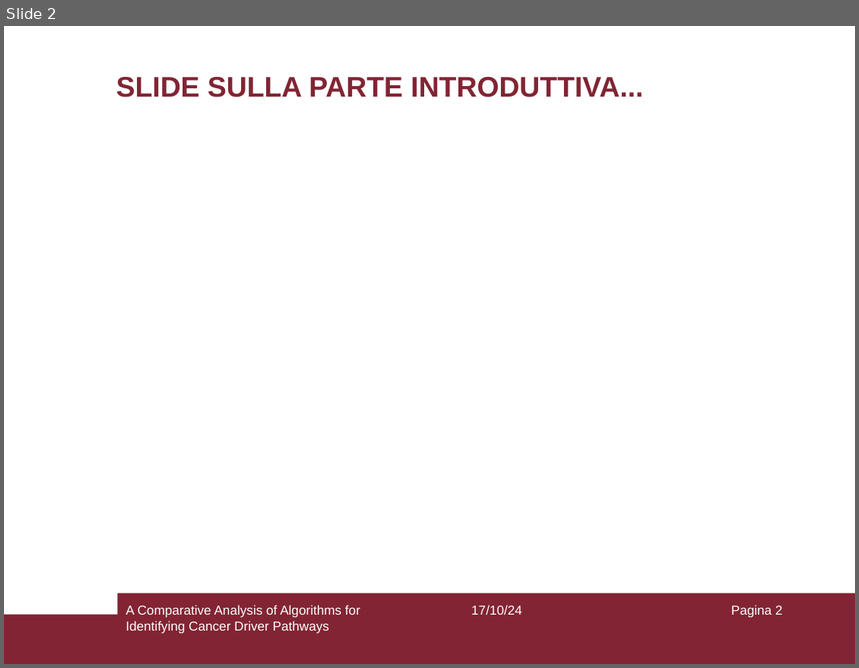
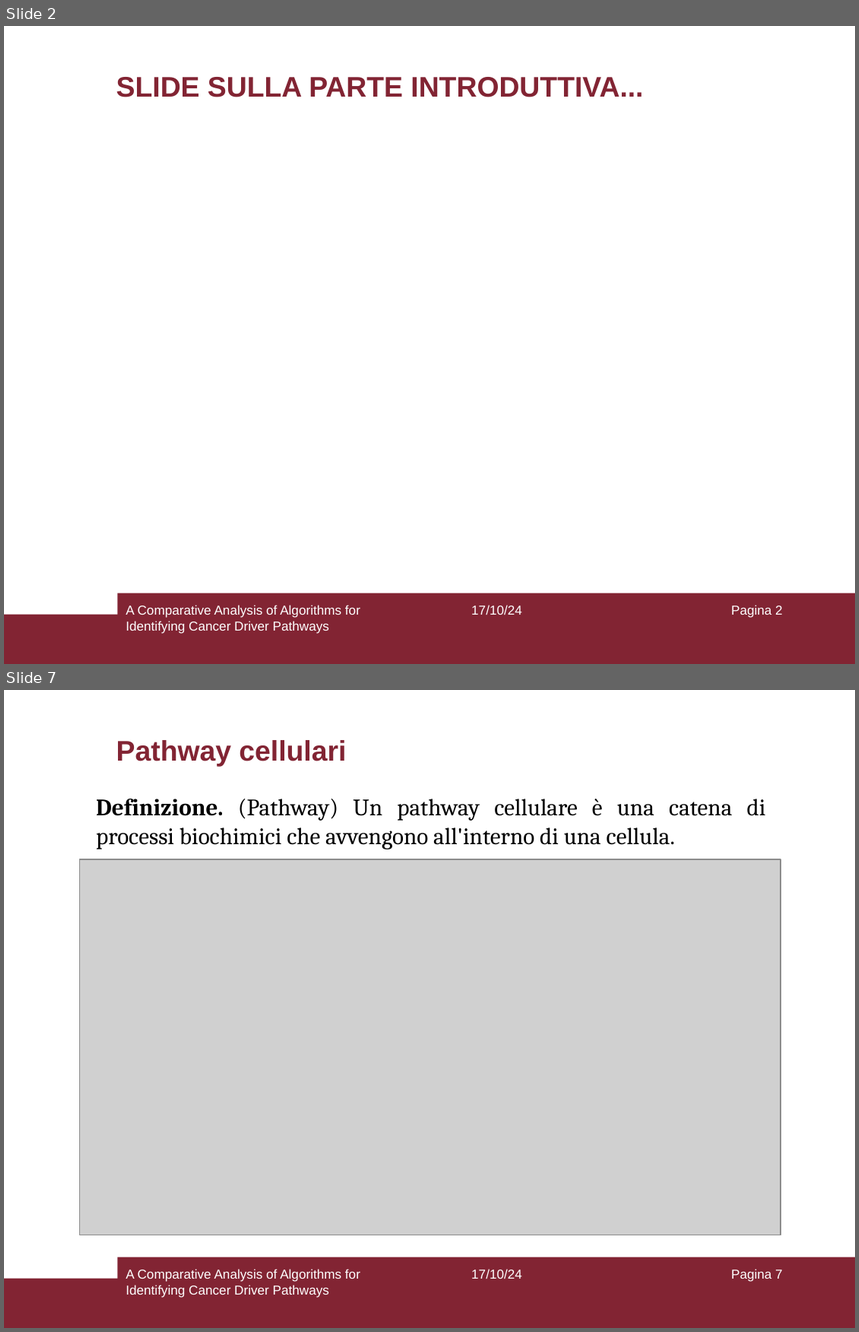
Before and after one commit to aflaag/bsc-thesis, a slide deck: presentation/slides.odp. Shown one above the other, each under a label of ours: slide 2 before the commit, slides 2 and 7 after it; the slides between them are not shown. The pictures are 859x668 and 859x1332 pixels, drawn with LibreOffice and Linux fonts; fonts in the diff are those of the drawing; grey boxes stand for pictures; background and template pictures are left out. Boxes give left, top, right and bottom in pixels: in the first picture for what was removed or moved away, otherwise in the second. Text is boxed around its words. In the diff, an @@ line names an element or a change of style, - is before the commit and + after.

```diff
--- a/presentation/slides.odp
+++ b/presentation/slides.odp
@@ slide 7 added at [4, 690, 855, 1328], background #FFFFFF; not listed: 2 template elements that a slide beside it also shows @@
@@ title added at [116, 740, 346, 766], 24 pt, text #822433, bold @@
+Pathway cellulari
@@ text added at [96, 799, 766, 849], 20 pt, text #000000 @@
+Definizione. (Pathway) Un pathway cellulare è una catena di processi biochimici che avvengono all'interno di una cellula.
@@ picture added at [80, 859, 781, 1236] @@
@@ text added at [126, 1269, 360, 1298], 11 pt, text #FFFFFF @@
+A Comparative Analysis of Algorithms for Identifying Cancer Driver Pathways
@@ text added at [471, 1269, 522, 1279], 11 pt, text #FFFFFF @@
+17/10/24
@@ page number added at [731, 1269, 783, 1282], 11 pt, text #FFFFFF @@
+Pagina 7
```
Also in this commit, not shown: 1 slide changed, 15 other slides added, 2 other files.
